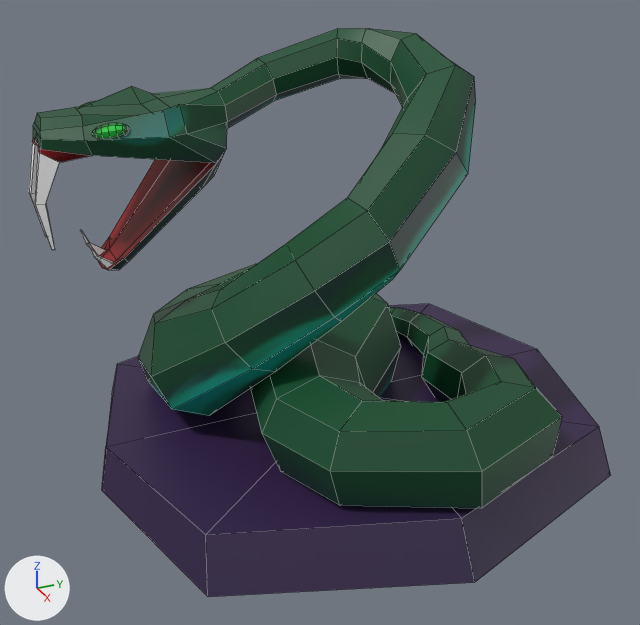
Renders of the FBX model Trucs_Graph/BoardGameCharacters/scenes/Asset_Enemy_Snake.fbx from each side of a commit.
Before and after are seen from a 50 mm lens placed at (1.056, -0.513, 0.738), pointed at (0.022, -0.048, 0.221). Lighting does not change. The marker at lower left points along +X, +Y and +Z. Mesh edges are drawn as thin lines. Where no turn or scale is listed for an object, it has been applied to the vertices.

In view in the first picture: 'Asset_Enemy_Snake', 'Stand_Sanke'.
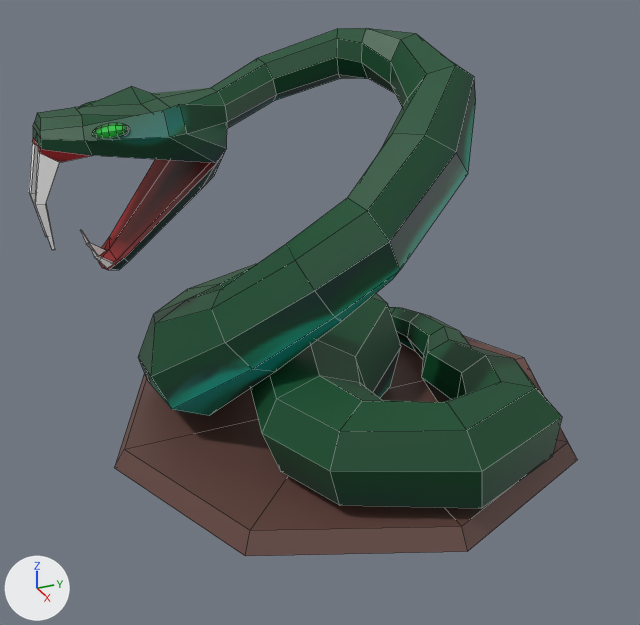
The newer file is also turned or shifted as a whole; pictures and numbers use the older file's frame.

Boxes [x1, y1, x2, y2] around the edits, measured in the pictures (640 x 625 px):
'Stand_Sanke', deleted (purple): before [102, 304, 611, 597]
'snake_stand', added (brown): after [115, 336, 577, 556]

The change in detail:
Picture 'TEX_Stand_01_512x512.png' (img_tex_stand_01_512x512_png) is new.
Material 'socles' (mat_socles) is new.
Its texture is img_tex_stand_01_512x512_png (with its transparency).
Mesh me_mesh_001_1 is new.
It is an 8-sided cut cone along z (radius 0.35 at the low end, 0.334 at the high end) spanning x -0.35..0.35, y -0.35..0.35, z 0.0..0.026.
It uses material mat_socles (picture img_tex_stand_01_512x512_png).
Object 'Stand_Sanke' (ob_stand_sanke) is deleted.
Object 'snake_stand' (ob_snake_stand) is new; it shows me_mesh_001_1.
Its location is (0.0, 0.0, 0.032).
